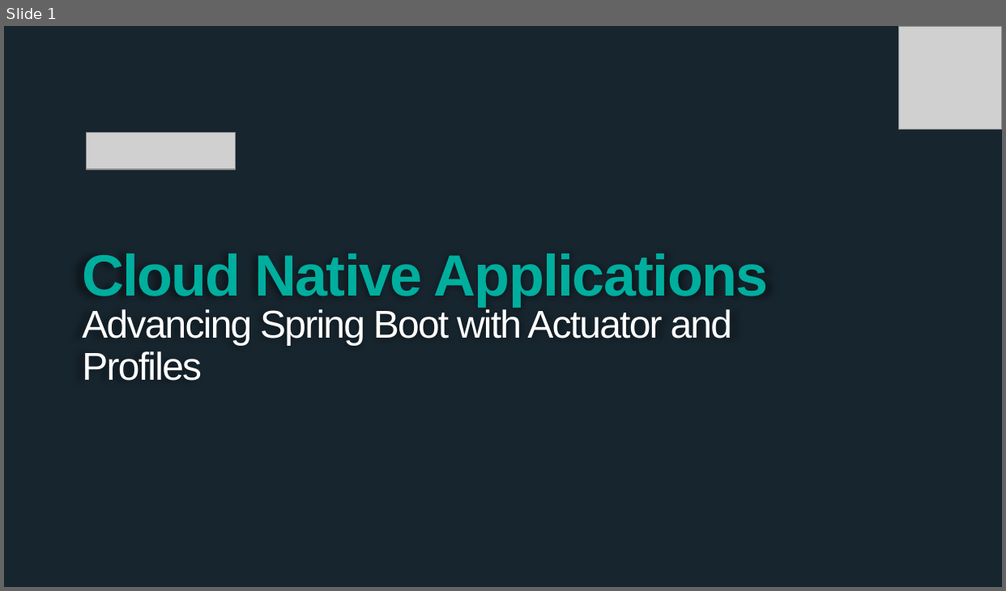
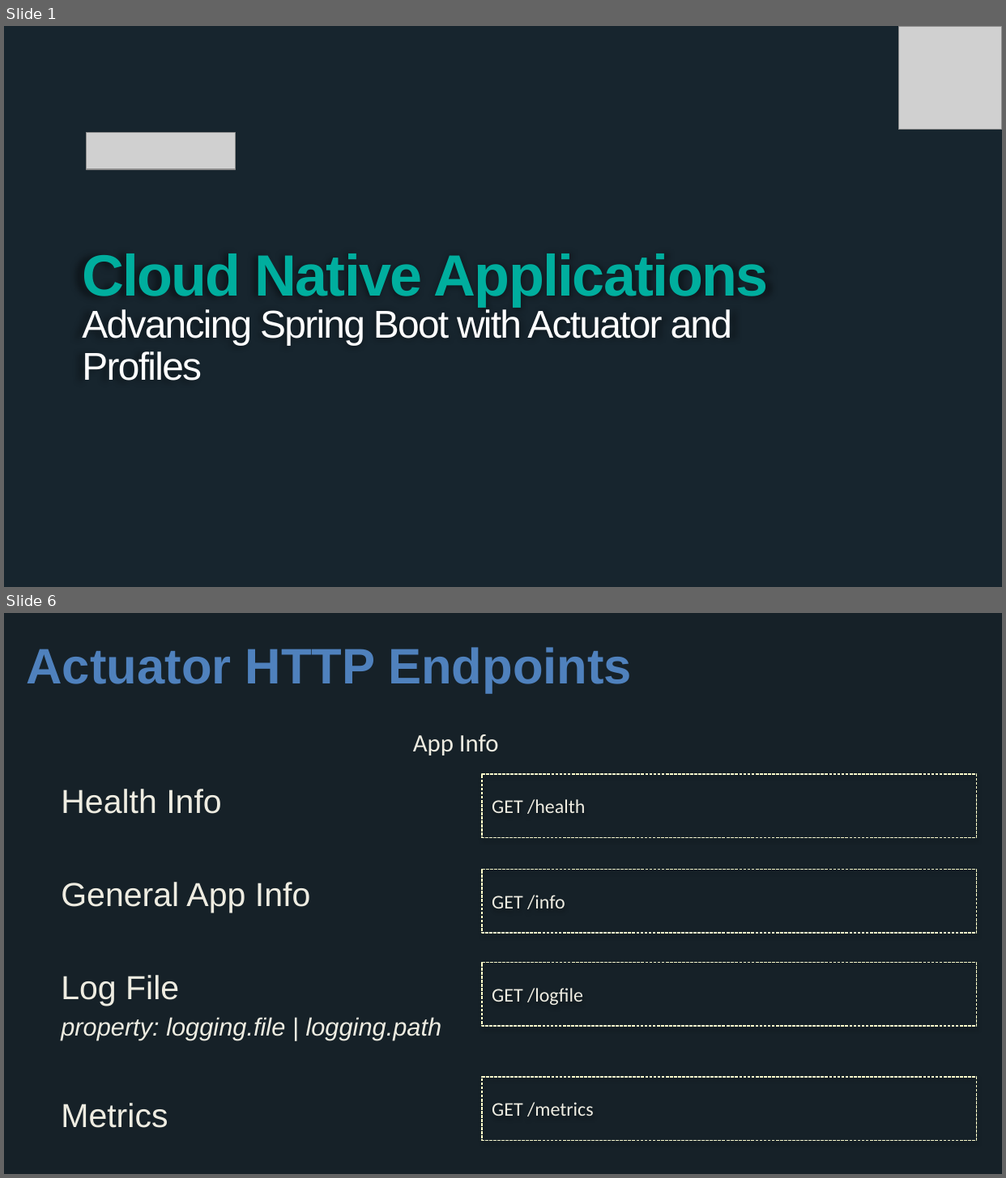
Before and after one commit to wxlund/CN-Workshop-Boeing, a slide deck: presentations/Session_4_Advanced_Boot.pptx. Shown one above the other, each under a label of ours: slide 1 before the commit, slides 1 and 6 after it; the slides between them are not shown. The pictures are 1006x591 and 1006x1178 pixels, drawn with LibreOffice and Linux fonts; fonts in the diff are those of the drawing; grey boxes stand for pictures; background and template pictures are left out. Boxes give left, top, right and bottom in pixels: in the first picture for what was removed or moved away, otherwise in the second. Text is boxed around its words. In the diff, an @@ line names an element or a change of style, - is before the commit and + after.

```diff
--- a/presentations/Session_4_Advanced_Boot.pptx
+++ b/presentations/Session_4_Advanced_Boot.pptx
@@ slide 6 added at box(4, 613, 1002, 1174), background #162128 @@
@@ title added at box(26, 647, 632, 693), 36 pt, text #4F81BD, bold @@
+Actuator HTTP Endpoints
@@ text added at box(413, 735, 499, 756), 18 pt, text #EEECE1 @@
+App Info
@@ rectangle added at box(482, 773, 977, 837), outline #FFFFCC 0.75 pt dashed, 14 pt, text #EEECE1 @@
+GET /health
@@ text added at box(61, 789, 442, 1128), 24 pt, text #EEECE1 @@
+Health Info
+General App Info
+Log File
+property: logging.file | logging.path
+Metrics
@@ rectangle added at box(482, 870, 977, 933), outline #FFFFCC 0.75 pt dashed, 14 pt, text #EEECE1 @@
+GET /info
@@ rectangle added at box(482, 962, 977, 1026), outline #FFFFCC 0.75 pt dashed, 14 pt, text #EEECE1 @@
+GET /logfile
@@ rectangle added at box(482, 1077, 977, 1141), outline #FFFFCC 0.75 pt dashed, 14 pt, text #EEECE1 @@
+GET /metrics
```
Also in this commit, not shown: 6 other slides added, 1 slide removed, 1 other file.
